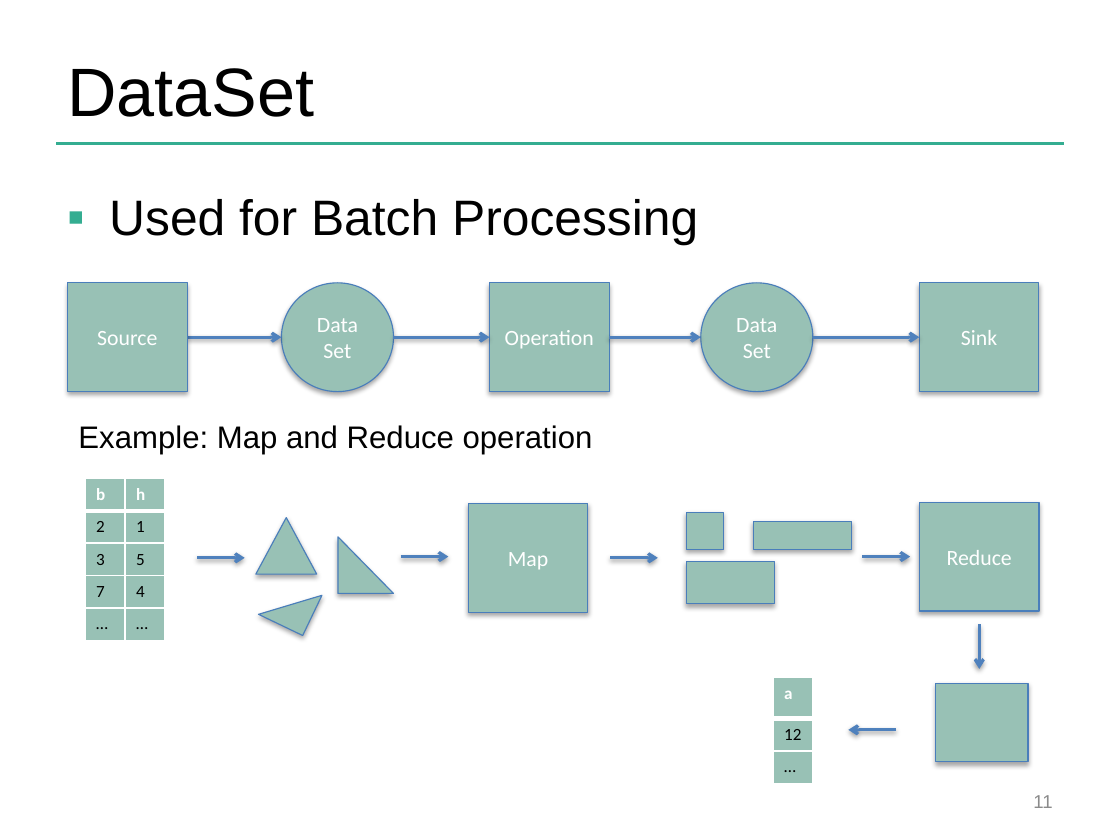
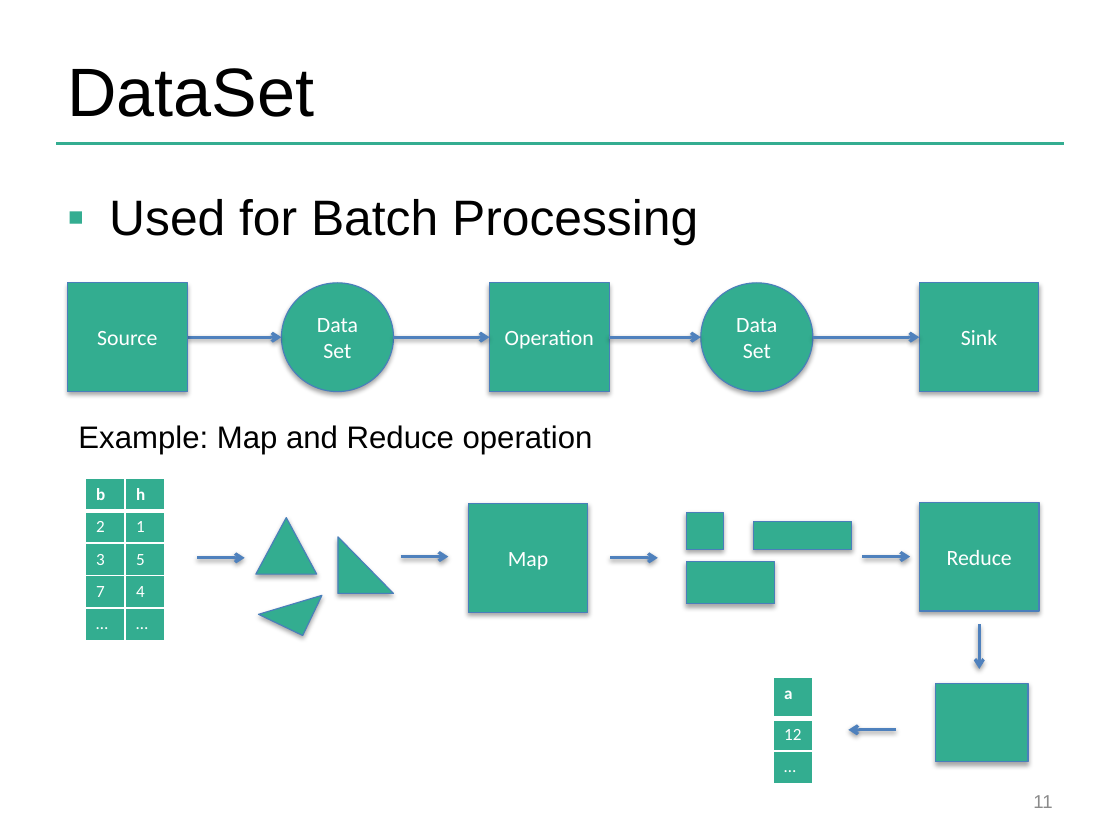
Before and after one commit to dataArtisans/flink-training-web, a slide deck: slide 11 of slides/flink_overview.pptx. Drawn at 1120x840 pixels with LibreOffice and Linux fonts; fonts in the diff are those of the drawing; background and template pictures are left out. Boxes give left, top, right and bottom in pixels: in the first picture for what was removed or moved away, otherwise in the second. Text is boxed around its words. In the diff, an @@ line names an element or a change of style, - is before the commit and + after.

Commit message:
slides: change color profile

```diff
--- a/slides/flink_overview.pptx
+++ b/slides/flink_overview.pptx
@@ table at box(85, 478, 166, 637) @@
@@ fill #98C1B5 to #33AD90 in 10 cells @@
@@ text colour #000000 to #FFFFFF in "2", "1", "3", "5" and 4 more places @@
@@ table at box(773, 678, 813, 782) @@
@@ fill #98C1B5 to #33AD90 in 3 cells @@
@@ text colour #000000 to #FFFFFF in "12", "…" @@
@@ fill #98C1B5 to #33AD90 in 14 elements at box(281, 283, 393, 392), box(489, 283, 609, 392), box(701, 283, 813, 392), box(67, 283, 187, 392), box(920, 283, 1039, 392), box(468, 504, 588, 613), box(920, 502, 1039, 610), box(255, 517, 316, 575), box(338, 536, 394, 594), box(258, 574, 322, 636), box(687, 512, 724, 549), box(687, 562, 775, 605), box(753, 521, 851, 549), box(935, 683, 1028, 762) @@
```
Also in this commit, not shown: 9 other slides changed.
